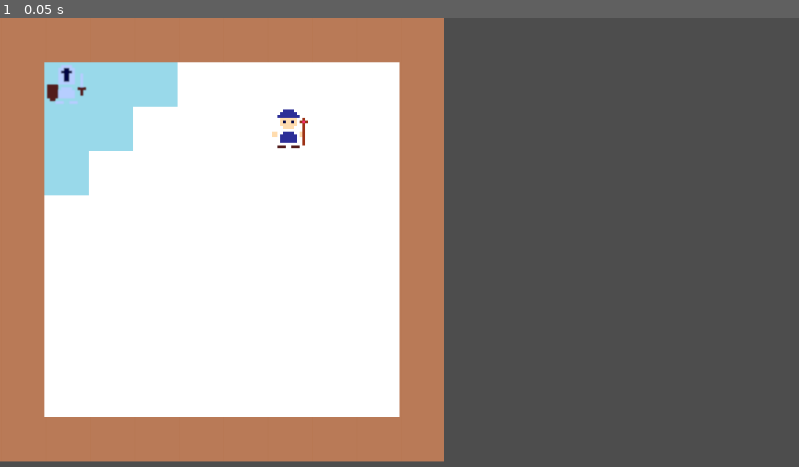
Above: before the commit, frame 1.
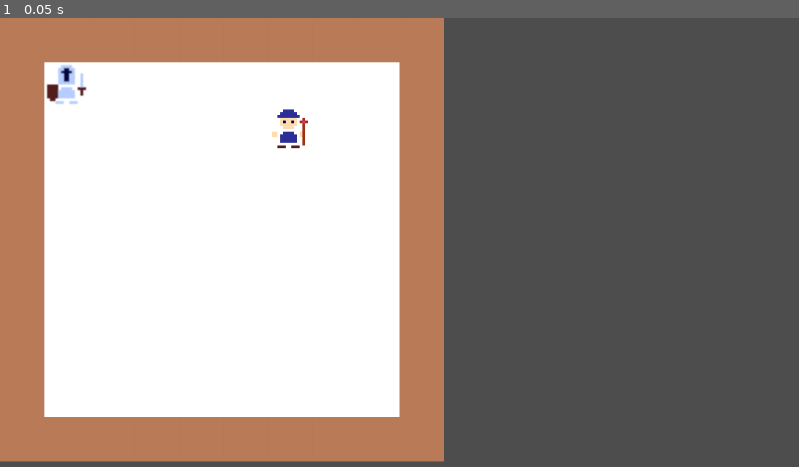
Above: after the commit, the same moment.

Repository: KetotenGames/TacticalBattle
Game: Godot game, scene res://main.tscn
The game is run twice, just before and just after one commit, with the same random seed, the same clock (stepped at 60 frames per second) and the same inputs.
Inputs:
- Up to frame 1 (0.05 s): no input

The runs differ from the first frame. In frame 1, 3.2% of the frame differs, in the area x 5-23%, y 9-40%.

Commit message:
refactor: Move shared logic to Character base class and clarify HighlightLayer responsibility

Diff:
--- /dev/null
+++ b/scripts/Character.gd
@@ -0,0 +1,23 @@
+# Character.gd
+class_name Character
+extends Sprite2D
+
+var is_moving = false
+var move_tween: Tween = null
+
+var move_range: int = -1
+
+func _ready() -> void:
+	assert(move_range > 0, "子クラスでmove_rangeを必ずセットするように")
+
+func move_to(tile_pos: Vector2i, hl: HighlightLayer):
+	if is_moving:
+		return
+	is_moving = true
+	var target_pos = hl.map_to_local(tile_pos)
+	move_tween = create_tween()
+	move_tween.tween_property(self, "position", target_pos, 0.3)
+	move_tween.finished.connect(_on_move_finished)
+
+func _on_move_finished():
+	is_moving = false
--- a/scripts/Enemy.gd
+++ b/scripts/Enemy.gd
@@ -1,23 +1,23 @@
 # Enemy.gd
 class_name Enemy
-extends Sprite2D
+extends Character
 
 @onready var unit = self  # 敵自身
 @onready var main: Main = get_parent()
-@onready var hl: HighlightLayer = main.get_node("HighlightLayer")
+@onready var highlight_layer: HighlightLayer = main.get_node("HighlightLayer")
 
-var is_moving = false
-var move_tween: Tween = null
+
 
 func _ready() -> void:
+	move_range = 1
+	super()
 	position = get_parent().get_node("HighlightLayer").map_to_local(Vector2i(6, 2))
 
 
 func take_action():
-	var hl = get_parent().get_node("HighlightLayer")
 	var player = get_parent().get_node("Unit")
-	var player_tile = hl.local_to_map(player.position)
-	var enemy_tile = hl.local_to_map(position)
+	var player_tile = highlight_layer.local_to_map(player.position)
+	var enemy_tile = highlight_layer.local_to_map(position)
 
 	if main.can_attack(player_tile, enemy_tile):
 		print("Enemy attacks player!")
@@ -30,17 +30,4 @@
 	)
 	var next_tile = enemy_tile + move
 	# position = hl.map_to_local(next_tile)
-	move_to(next_tile)
-
-func move_to(tile_pos: Vector2i):
-	if is_moving:
-		return	# 移動中は処理しない
-
-	is_moving = true
-	var target_pos = hl.map_to_local(tile_pos)
-	move_tween = create_tween()
-	move_tween.tween_property(self, "position", target_pos, 0.3)
-	move_tween.finished.connect(_on_move_finished)
-
-func _on_move_finished():
-	is_moving = false
+	move_to(next_tile, highlight_layer)
--- a/scripts/HighlightLayer.gd
+++ b/scripts/HighlightLayer.gd
@@ -3,7 +3,6 @@
 extends TileMapLayer
 
 @onready var terrain_layer = get_parent().get_node("TerrainLayer")
-@onready var unit = get_parent().get_node("Unit")
 
 # プレイヤーの移動力
 var MOVE_RANGE = 2
@@ -11,25 +10,10 @@
 var highlighted_tiles: Array = []
 
 func _ready() -> void:
-	unit.position = map_to_local(Vector2i(1, 1))
-	show_move_range(get_unit_tile_pos(), MOVE_RANGE)
+	pass
 
-func _unhandled_input(event) -> void:
-	if get_parent().turn != get_parent().Turn.PLAYER:
-		return
-
-	if event is InputEventMouseButton and event.pressed:
-		var tile_pos = local_to_map(event.position)
-		if is_in_move_range(tile_pos):
-			#unit.position = map_to_local(tile_pos)
-			unit.move_to(tile_pos)
-			clear_move_range()
-			show_move_range(local_to_map(unit.position), MOVE_RANGE)
-			unit.try_attack_enemy()
-			get_parent().end_player_turn()  # プレイヤーターン終了
-
-func get_unit_tile_pos() -> Vector2i:
-	return local_to_map(unit.position)
+func get_unit_tile_pos(chara: Character) -> Vector2i:
+	return local_to_map(chara.position)
 
 func get_movable_tiles(center: Vector2i, move_range: int) -> Array:
 	var open = [center]
--- a/scripts/Main.gd
+++ b/scripts/Main.gd
@@ -9,23 +9,36 @@
 @onready var enemy = $Enemy
 @onready var highlight_layer = $HighlightLayer
 
-var selected_unit: Node = null
+var selected_unit: Unit = null
+
+func _ready() -> void:
+	unit.position = highlight_layer.map_to_local(Vector2i(1, 1))
 
 func _unhandled_input(event) -> void:
 	if event is InputEventMouseButton and event.button_index == MOUSE_BUTTON_LEFT and event.pressed:
+		# ユニット選択
 		var pos = event.position
 		if unit.get_rect().has_point(unit.to_local(pos)):
 			if selected_unit != null:
 				selected_unit.set_selected(false)	# 既に選択していた場合は解除
 			selected_unit = unit
-			# 選択ハイライト処理
 			selected_unit.set_selected(true)
+			# 選択時にハイライト更新
+			highlight_layer.show_move_range(
+				highlight_layer.local_to_map(selected_unit.position),
+				selected_unit.move_range
+			)
 
 	elif event is InputEventMouseButton and event.button_index == MOUSE_BUTTON_RIGHT and event.pressed:
 		if selected_unit != null:
 			var map_pos = highlight_layer.local_to_map(event.position)
-			# 移動範囲チェック
-			selected_unit.move_to(map_pos)
+			if highlight_layer.is_in_move_range(map_pos):
+				selected_unit.move_to(map_pos, highlight_layer)
+				# 攻撃チェック
+				selected_unit.try_attack_enemy()
+				end_player_turn()
+				# ハイライト更新、消去
+				highlight_layer.clear_move_range()
 
 func end_player_turn():
 	turn = Turn.ENEMY
--- a/scripts/Unit.gd
+++ b/scripts/Unit.gd
@@ -1,17 +1,18 @@
 # Unit.gd
 class_name Unit
-extends Sprite2D
+extends Character
 
 @onready var main = get_parent()
-@onready var hl = main.get_node("HighlightLayer")
+@onready var highlight_layer = main.get_node("HighlightLayer")
 @onready var enemy = main.get_node("Enemy")
 
-var is_moving = false
-var move_tween: Tween = null
+func _ready() -> void:
+	move_range = 2
+	super()
 
 func try_attack_enemy():
-	var player_tile = hl.local_to_map(position)
-	var enemy_tile = hl.local_to_map(enemy.position)
+	var player_tile = highlight_layer.local_to_map(position)
+	var enemy_tile = highlight_layer.local_to_map(enemy.position)
 	if main.can_attack(player_tile, enemy_tile):
 		print("Player attacks enemy!")
 		# 攻撃処理
@@ -20,15 +21,3 @@
 
 func set_selected(selected: bool):
 	modulate = Color(1, 1, 1, 1) if not selected else Color(1, 1, 0.5, 1)
-
-func move_to(tile_pos: Vector2i):
-	if is_moving:
-		return	# 移動中は処理しない
-	is_moving = true
-	var target_pos = hl.map_to_local(tile_pos)
-	move_tween = create_tween()
-	move_tween.tween_property(self, "position", target_pos, 0.3)
-	move_tween.finished.connect(_on_move_finished)
-
-func _on_move_finished():
-	is_moving = false
Not shown, added: scripts/Character.gd.uid
Not shown, added: main.tscn3575635674.tmp
